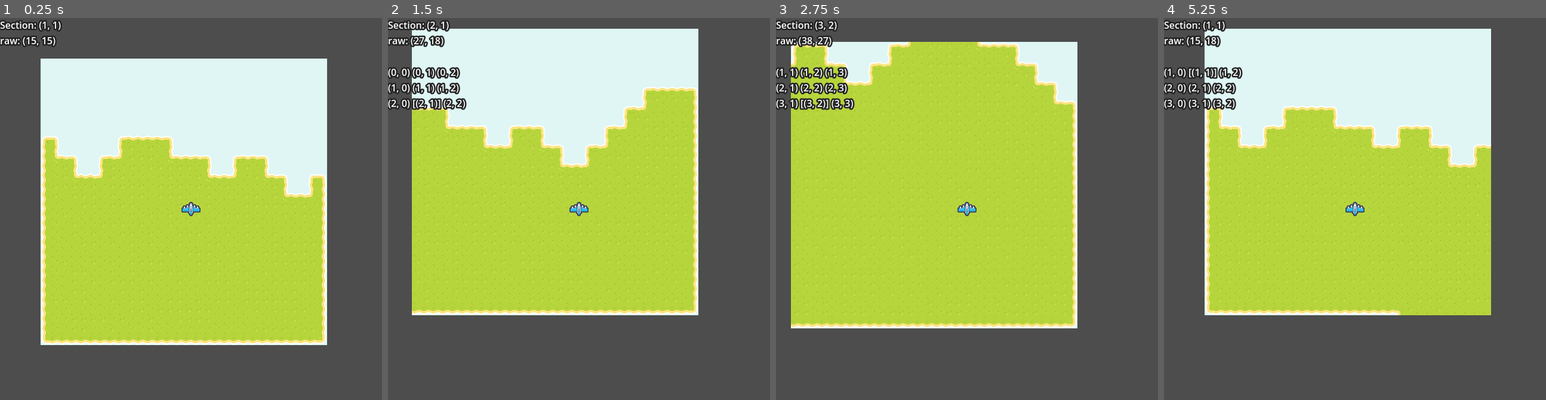
Above: before the commit, frames 1-4 (left to right).
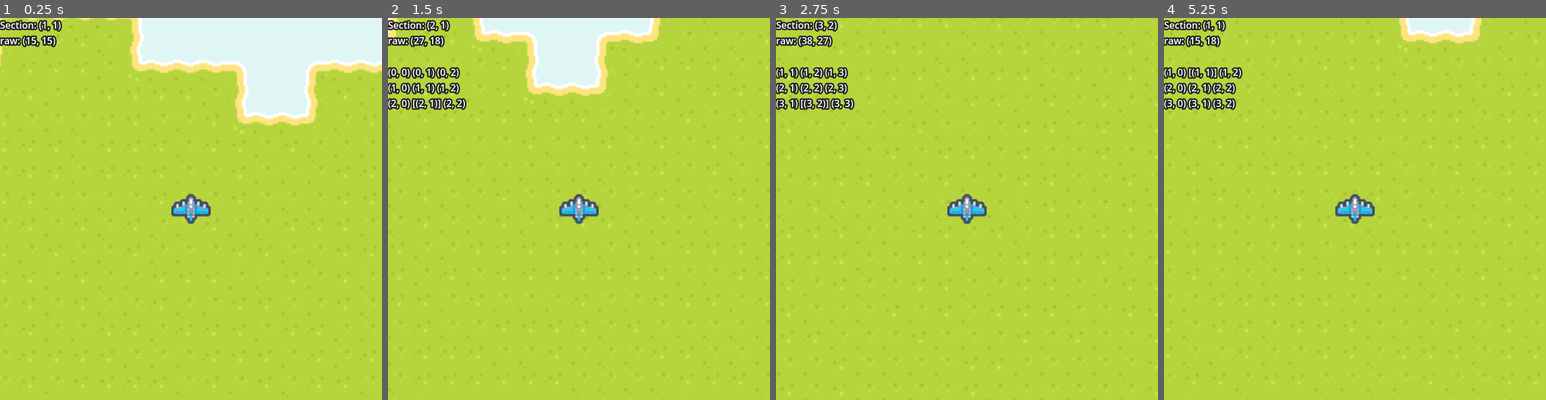
Above: after the commit, the same moments.

Repository: Sammy-T/Aero-Fight
Game: Godot game, scene res://scenes/level.tscn
Two runs of this game, one before a commit and one after it. Both use one fixed random seed, a clock stepped at 60 frames per second and the inputs below.
Inputs:
- Up to frame 1 (0.25 s): no input
- Up to frame 2 (1.5 s): tap Enter at 0.5 s; hold Right (ui_right) 0.53-1.28 s; hold Down (ui_down) from 1.28 s (still down)
- Up to frame 3 (2.75 s): release Down (ui_down) at 2.03 s; hold Right (ui_right) from 2.03 s (still down)
- Up to frame 4 (5.25 s): release Right (ui_right) at 2.78 s; hold Up (ui_up) 2.78-3.53 s; hold Left (ui_left) 3.53-5.03 s; hold Down (ui_down) from 5.03 s (still down)

The runs differ from the first frame. In frame 1, 64% of the frame differs, in the area x 0-100%, y 0-100%; in frame 2, 61%; in frame 3, 49%; in frame 4, 64%.

Commit message:
Increase camera zoom

Diff:
--- a/scenes/player.tscn
+++ b/scenes/player.tscn
@@ -7,6 +7,8 @@
 script = ExtResource("1_53uw7")
 
 [node name="Sprite" type="Sprite2D" parent="."]
+scale = Vector2(0.75, 0.75)
 texture = ExtResource("2_ecdra")
 
 [node name="Camera2D" type="Camera2D" parent="."]
+zoom = Vector2(2.75, 2.75)
